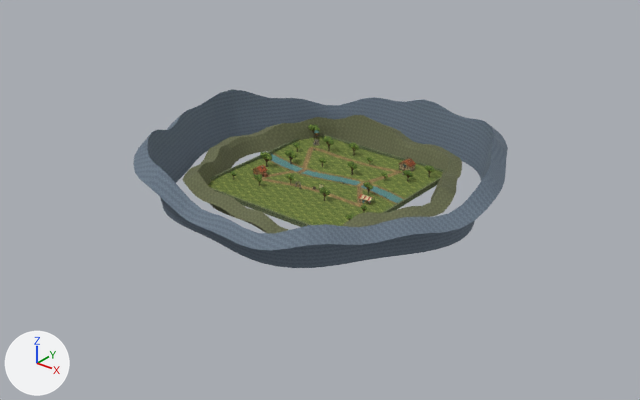
Renders of the Blender file Blender/Bellwake/DriftFen.blend from each side of a commit.
Rendered twice from a 50 mm lens placed at (317.0, -402.0, 235.0), pointed at (8.0, -16.0, -4.0). Arrows for +X, +Y and +Z are at lower left; the lights stay in place. The older version comes first.

In view in the first picture: 'Alder stream', 'Continuous parish terrain', 'Outer fells', 'River cut' and 6 more.
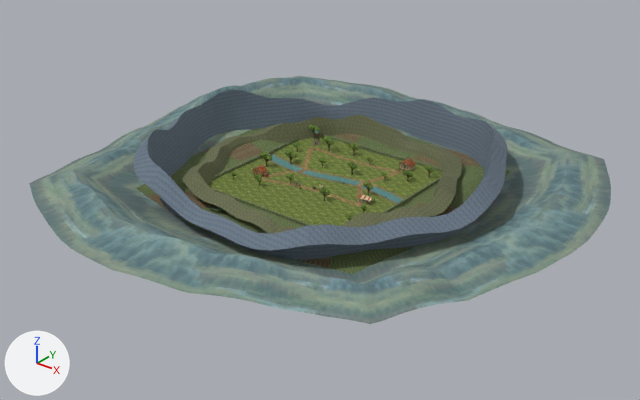
Changed parts and their boxes [x1, y1, x2, y2] in the pictures (640 x 400 px):
'Valley floor, shoulders and far crest', added
    after: [29, 76, 611, 324]

Patch to the scene script:
```diff
--- a/Blender/Bellwake/DriftFen.blend.py
+++ b/Blender/Bellwake/DriftFen.blend.py
@@ img_countrybeyond_png @@
+img_countrybeyond_png = load_image('CountryBeyond.png', '_unpacked/CountryBeyond.png', 512, 256, 'sRGB')
@@ mat_countrybeyond @@
+mat_countrybeyond = principled_material('CountryBeyond')
+mat_countrybeyond.texture = img_countrybeyond_png
+mat_countrybeyond.roughness = 0.95
@@ me_valley_floor__shoulders_and_far_crest_001 @@
+me_valley_floor__shoulders_and_far_crest_001.from_pydata(...)  # 2018 vertices, 1494 faces; spans x -155.0..166.0, y -166.0..155.0, z 0.0..24.0
+me_valley_floor__shoulders_and_far_crest_001.materials.append(mat_countrybeyond)  # picture img_countrybeyond_png
@@ ob_valley_floor__shoulders_and_far_crest @@
+ob_valley_floor__shoulders_and_far_crest = bpy.data.objects.new('Valley floor, shoulders and far crest', me_valley_floor__shoulders_and_far_crest_001)
+ob_valley_floor__shoulders_and_far_crest.location = (0.0, 0.0, 0.0)
```
